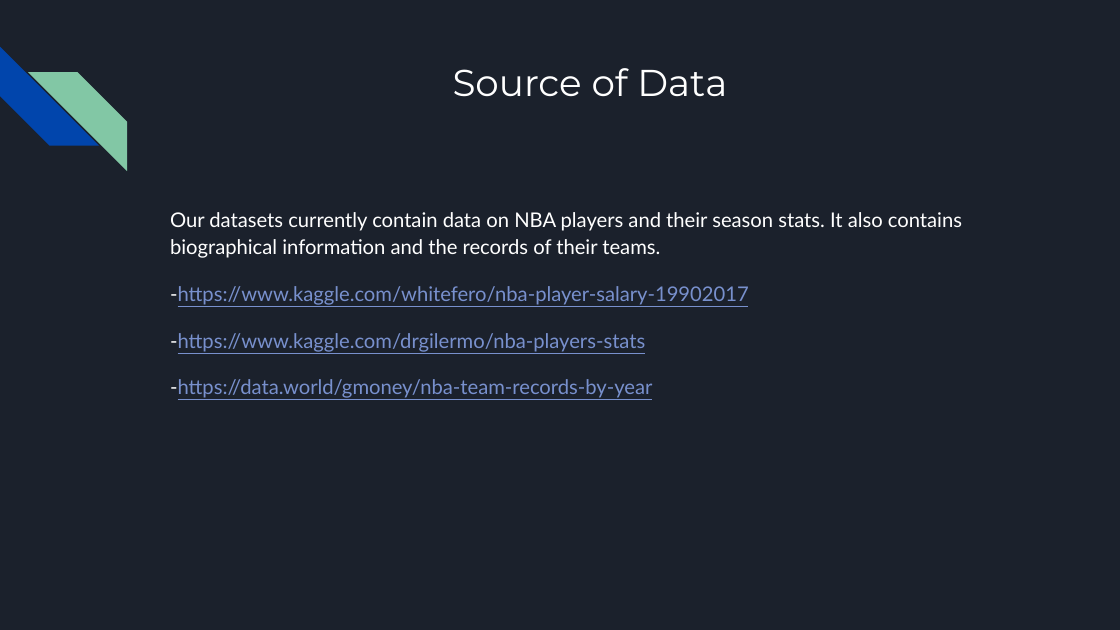
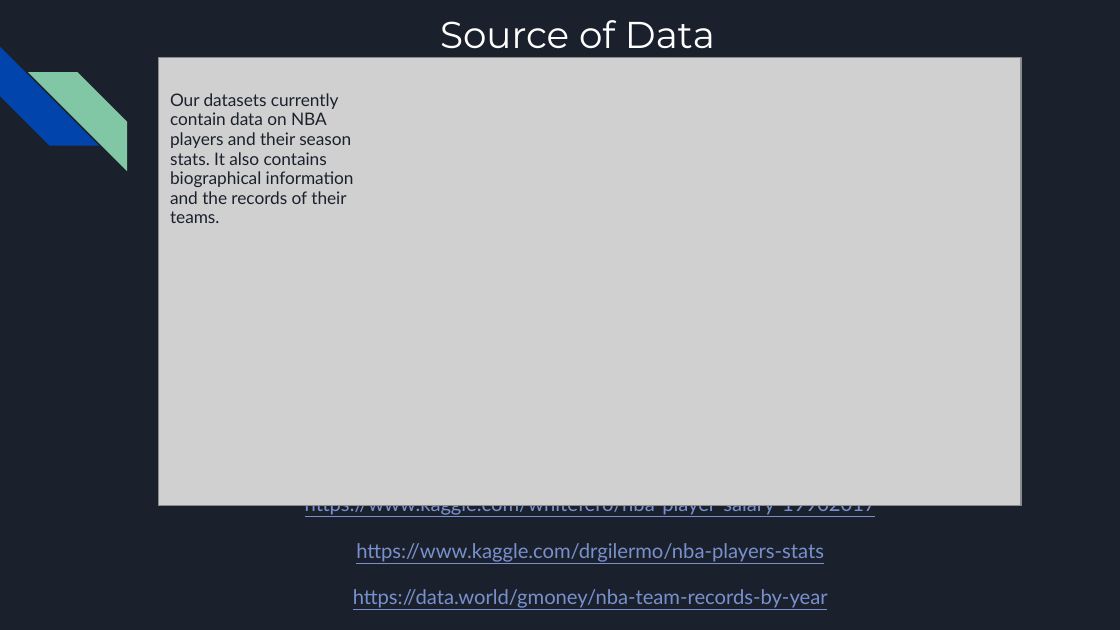
Before and after one commit to nickferrar/NBA_Salaries, a slide deck: slide 6 of Presentation/nba_player_salaries.pptx (slide 4 before the commit). Drawn at 1120x630 pixels with LibreOffice and Linux fonts; fonts in the diff are those of the drawing; grey boxes stand for pictures. Boxes give left, top, right and bottom in pixels: in the first picture for what was removed or moved away, otherwise in the second. Text is boxed around its words. In the diff, an @@ line names an element or a change of style, - is before the commit and + after.

Commit message:
adding new presentation slides

```diff
--- a/Presentation/nba_player_salaries.pptx
+++ b/Presentation/nba_player_salaries.pptx
@@ title "Source of Data" rewrapped from (453,68,727,97) to (440,20,715,58) @@
@@ picture added at (159,58,1021,506) @@
@@ text added at (170,93,354,223), 11.1 pt, text #1B212C @@
+Our datasets currently contain data on NBA players and their season stats. It also contains biographical information and the records of their teams.
@@ text at (305,505,876,608): text changed @@
-Our datasets currently contain data on NBA players and their season stats. It also contains biographical information and the records of their teams.
--https://www.kaggle.com/whitefero/nba-player-salary-19902017
--https://www.kaggle.com/drgilermo/nba-players-stats
--https://data.world/gmoney/nba-team-records-by-year
+https://www.kaggle.com/whitefero/nba-player-salary-19902017
+https://www.kaggle.com/drgilermo/nba-players-stats
+https://data.world/gmoney/nba-team-records-by-year
```
Also in this commit, not shown: 5 other slides changed, 2 slides added, 1 slide removed, 1 other file.
